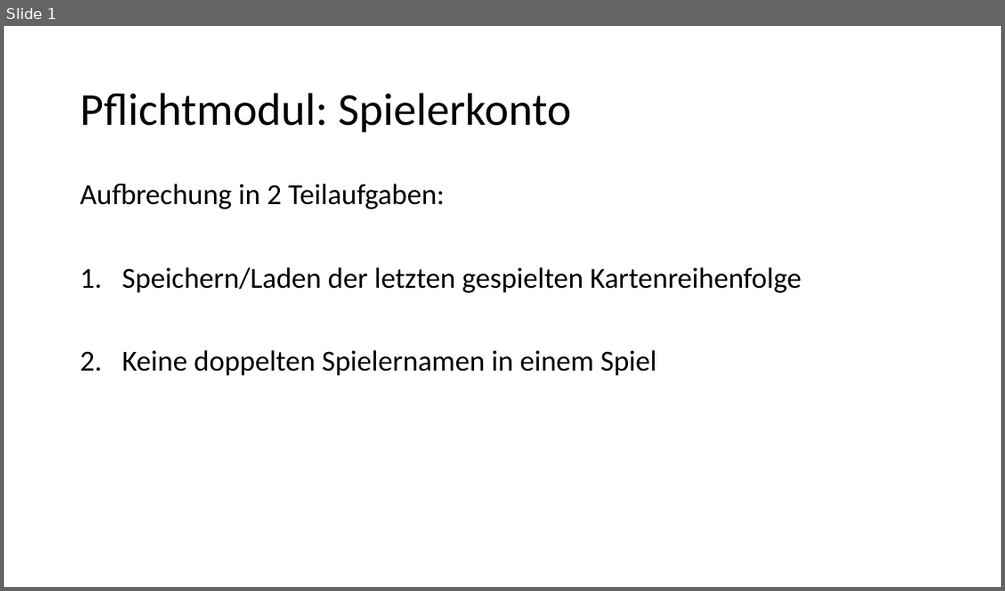
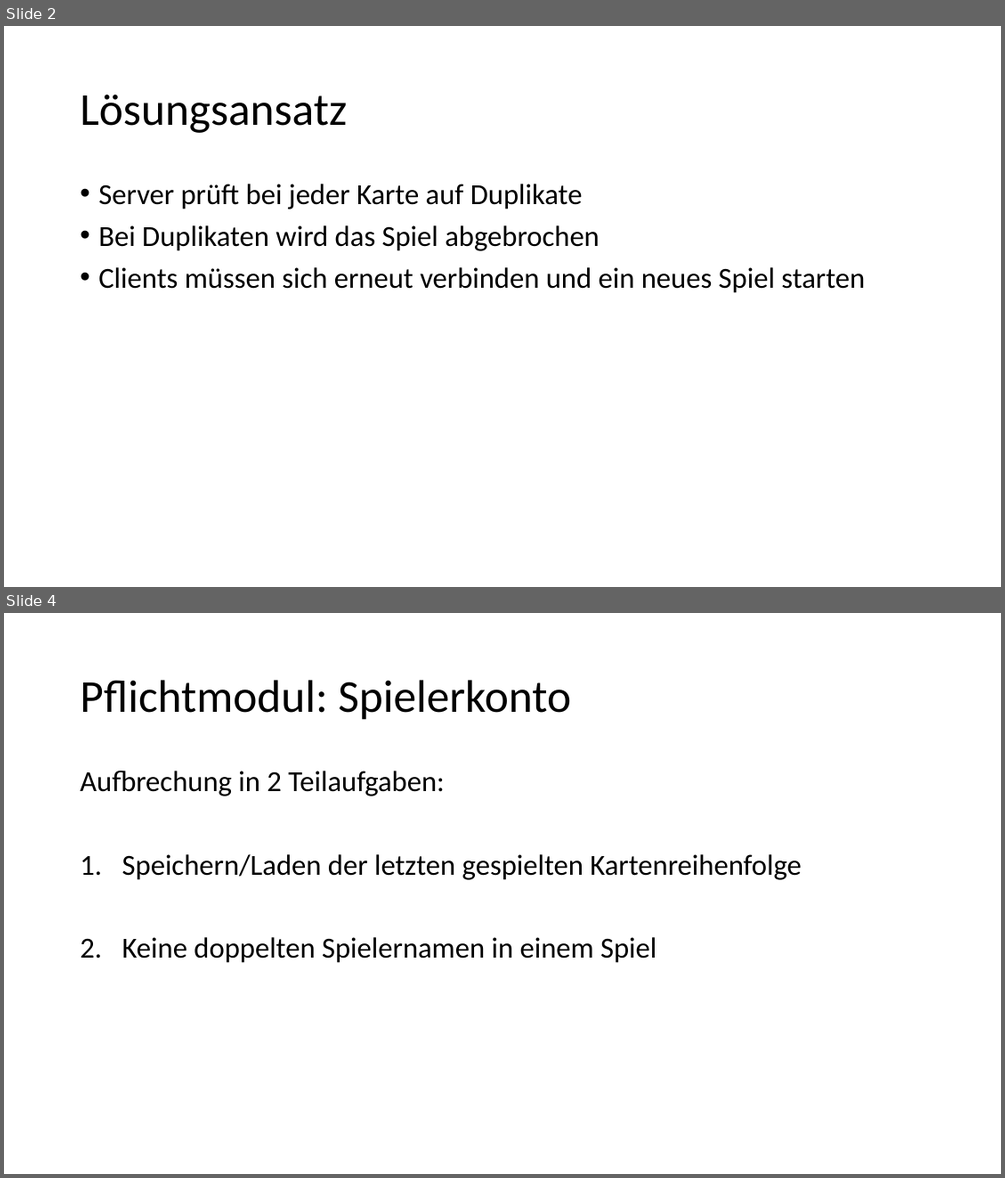
Before and after one commit to Menschomat/fancyYooloo, a slide deck: docs/Dokumentation/luzius/luzius.pptx. Shown one above the other, each under a label of ours: slide 1 before the commit, slides 2 and 4 after it; the slides between them are not shown. The pictures are 1005x591 and 1005x1178 pixels, drawn with LibreOffice and Linux fonts; fonts in the diff are those of the drawing. Boxes give left, top, right and bottom in pixels: in the first picture for what was removed or moved away, otherwise in the second. Text is boxed around its words. In the diff, an @@ line names an element or a change of style, - is before the commit and + after.

```diff
--- a/docs/Dokumentation/luzius/luzius.pptx
+++ b/docs/Dokumentation/luzius/luzius.pptx
@@ slide 2 added at box(4, 26, 1001, 587), background #FFFFFF @@
@@ title added at box(80, 95, 347, 133), 44 pt, text #000000 @@
+Lösungsansatz
@@ text added at box(98, 184, 865, 293), 28 pt, text #000000 @@
+• Server prüft bei jeder Karte auf Duplikate
+• Bei Duplikaten wird das Spiel abgebrochen
+• Clients müssen sich erneut verbinden und ein neues Spiel starten
@@ what was slide 1 is now slide 4 @@
```
Also in this commit, not shown: 7 other slides added, 5 other files.
